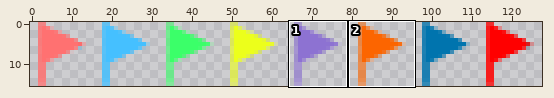
One commit to this sprite sheet: res/flags.png. Above, an overview of the earlier version with the close-up marked.
Close-up. Before the commit:
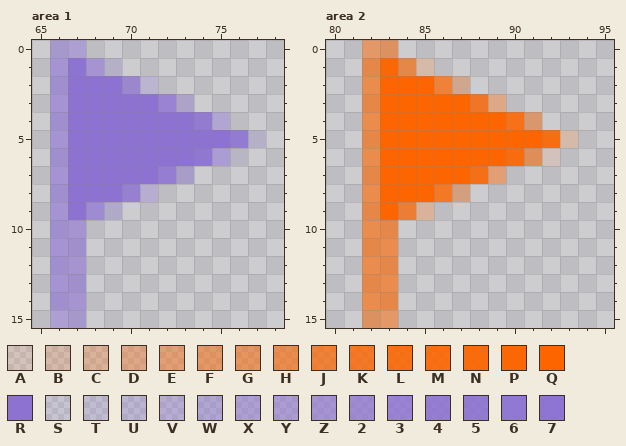
The file is 128x16 pixels. Pixels under 10% opacity are left out. Colours within 5 levels of each other are drawn and written as one. Shown: area 1: x 65..78, y 0..15; area 2: x 80..95, y 0..15. The commit also changed other parts of the picture, which this record leaves out.
Palette (. is transparent): A #fc65001a  B #fc65002e  C #fc650044  D #fc65005a  E #fc650070  F #fc650081  G #fc650089  H #fc65009f  J #fc6500b9  K #fc6500cf  L #fc6500e1  M #fc6500e7  N #fc6500ef  P #fc6500f9  Q #fc6500  R #8d72d2  S #8d72d21a  T #8d72d22e  U #8d72d244  V #8d72d25a  W #8d72d270  X #8d72d281  Y #8d72d289  Z #8d72d29f  2 #8d72d2b9  3 #8d72d2cf  4 #8d72d2e1  5 #8d72d2e7  6 #8d72d2ef  7 #8d72d2f9
After:
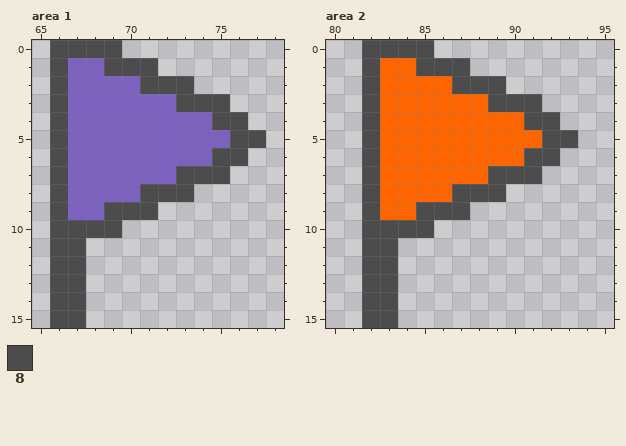
Colours new in this view: 8 #4c4c4c
From old to new:
{"colour":"R","old":"#8d72d2","new":"#7c61bf"}
{"where": "area 1"}
{"y":0,"x":66,"old":"XX..","new":"8888"}
{"y":1,"x":66,"old":"Z7ZT..","new":"8RR888"}
{"y":2,"x":66,"old":"Z","new":"8"}
{"y":2,"x":70,"old":"2U..","new":"R888"}
{"y":3,"x":66,"old":"Z","new":"8"}
{"y":3,"x":72,"old":"3V..","new":"R888"}
{"y":4,"x":66,"old":"Z","new":"8"}
{"y":4,"x":74,"old":"4W.","new":"R88"}
{"y":5,"x":66,"old":"Z","new":"8"}
{"y":5,"x":76,"old":"5T","new":"88"}
{"y":6,"x":66,"old":"Z","new":"8"}
{"y":6,"x":74,"old":"6YS","new":"R88"}
{"y":7,"x":66,"old":"Z","new":"8"}
{"y":7,"x":72,"old":"4W..","new":"R888"}
{"y":8,"x":66,"old":"Z","new":"8"}
{"y":8,"x":70,"old":"3V..","new":"R888"}
{"y":9,"x":66,"old":"Z","new":"8"}
{"y":9,"x":68,"old":"2U..","new":"R888"}
{"y":10,"x":66,"old":"ZZ..","new":"8888"}
{"y":11,"x":66,"old":"ZZ","new":"88"}
{"y":12,"x":66,"old":"ZZ","new":"88"}
{"y":13,"x":66,"old":"ZZ","new":"88"}
{"y":14,"x":66,"old":"ZZ","new":"88"}
{"y":15,"x":66,"old":"XX","new":"88"}
{"where": "area 2"}
{"y":0,"x":82,"old":"FF..","new":"8888"}
{"y":1,"x":82,"old":"HPHB..","new":"8QQ888"}
{"y":2,"x":82,"old":"H","new":"8"}
{"y":2,"x":86,"old":"JC..","new":"Q888"}
{"y":3,"x":82,"old":"H","new":"8"}
{"y":3,"x":88,"old":"KD..","new":"Q888"}
{"y":4,"x":82,"old":"H","new":"8"}
{"y":4,"x":90,"old":"LE.","new":"Q88"}
{"y":5,"x":82,"old":"H","new":"8"}
{"y":5,"x":92,"old":"MB","new":"88"}
{"y":6,"x":82,"old":"H","new":"8"}
{"y":6,"x":90,"old":"NGA","new":"Q88"}
{"y":7,"x":82,"old":"H","new":"8"}
{"y":7,"x":88,"old":"LE..","new":"Q888"}
{"y":8,"x":82,"old":"H","new":"8"}
{"y":8,"x":86,"old":"KD..","new":"Q888"}
{"y":9,"x":82,"old":"H","new":"8"}
{"y":9,"x":84,"old":"JC..","new":"Q888"}
{"y":10,"x":82,"old":"HH..","new":"8888"}
{"y":11,"x":82,"old":"HH","new":"88"}
{"y":12,"x":82,"old":"HH","new":"88"}
{"y":13,"x":82,"old":"HH","new":"88"}
{"y":14,"x":82,"old":"HH","new":"88"}
{"y":15,"x":82,"old":"FF","new":"88"}
{"label":"changed","picture_box":[50,40,266,328]}
{"label":"changed","picture_box":[362,40,578,328]}
